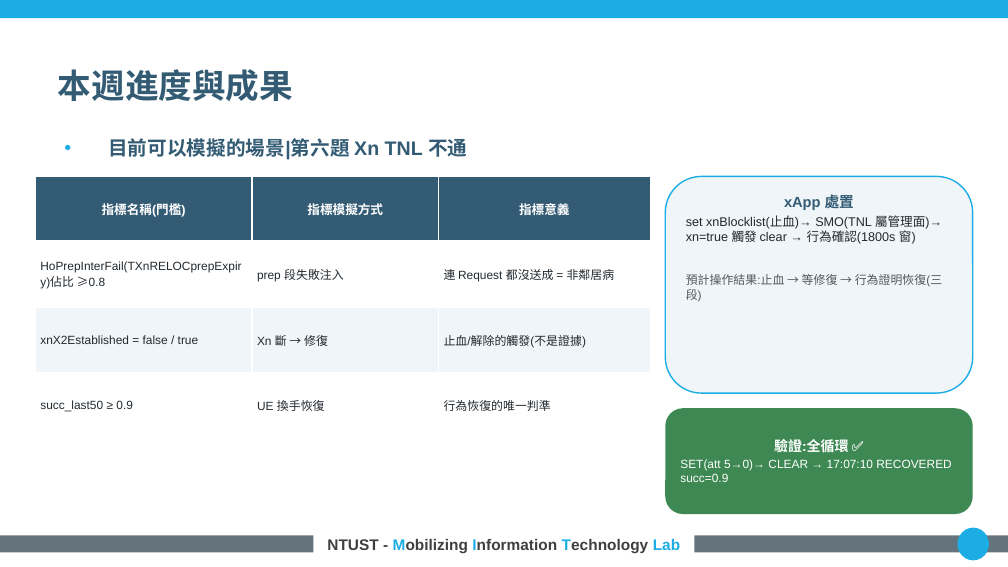
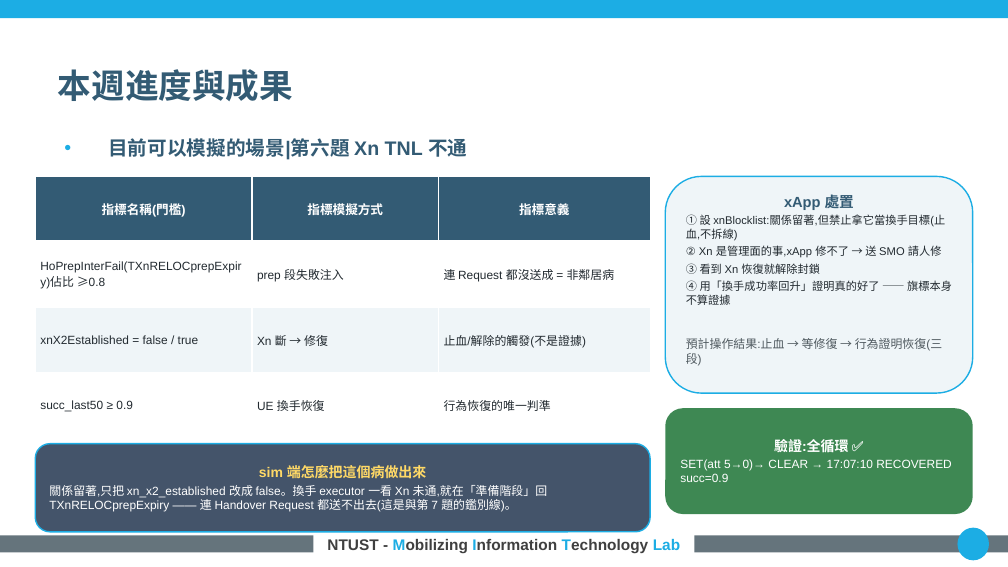
Before and after one commit to kimOuO/RAN-sim-OAI, a slide deck: slide 9 of docs/report/8_27_進度報告_v10十二題.pptx. Drawn at 1008x567 pixels with LibreOffice and Linux fonts; fonts in the diff are those of the drawing; background and template pictures are left out. Boxes give left, top, right and bottom in pixels: in the first picture for what was removed or moved away, otherwise in the second. Text is boxed around its words. In the diff, an @@ line names an element or a change of style, - is before the commit and + after.

```diff
--- a/docs/report/8_27_進度報告_v10十二題.pptx
+++ b/docs/report/8_27_進度報告_v10十二題.pptx
@@ text in rounded rectangle at bbox=[686, 214, 952, 305]: text changed; size 9 to 8 pt @@
-set xnBlocklist(止血)→ SMO(TNL 屬管理面)→ xn=true 觸發 clear → 行為確認(1800s 窗)
+① 設 xnBlocklist:關係留著,但禁止拿它當換手目標(止血,不拆線)
+② Xn 是管理面的事,xApp 修不了 → 送 SMO 請人修
+③ 看到 Xn 恢復就解除封鎖
+④ 用「換手成功率回升」證明真的好了 —— 旗標本身不算證據
@@ rounded rectangle added at bbox=[35, 444, 650, 531], fill #44546A, outline #1CADE4 1 pt, 8.5 pt, text #FFFFFF @@
+sim 端怎麼把這個病做出來
+關係留著,只把 xn_x2_established 改成 false。換手 executor 一看 Xn 未通,就在「準備階段」回 TXnRELOCprepExpiry —— 連 Handover Request 都送不出去(這是與第 7 題的鑑別線)。
```
Also in this commit, not shown: 11 other slides changed, 5 other files.
